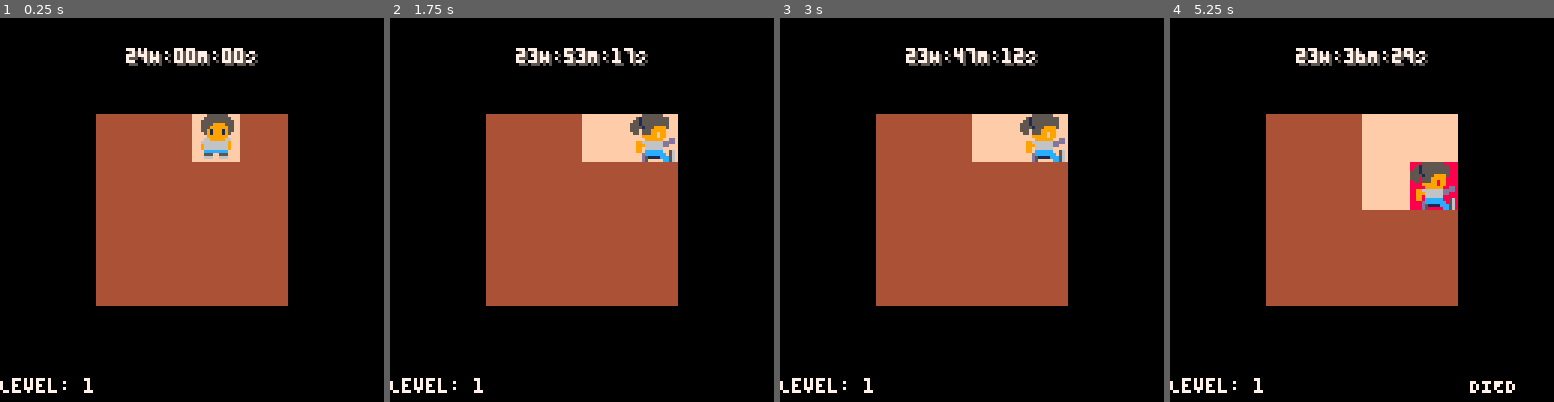
Above: before the commit, frames 1-4 (left to right).
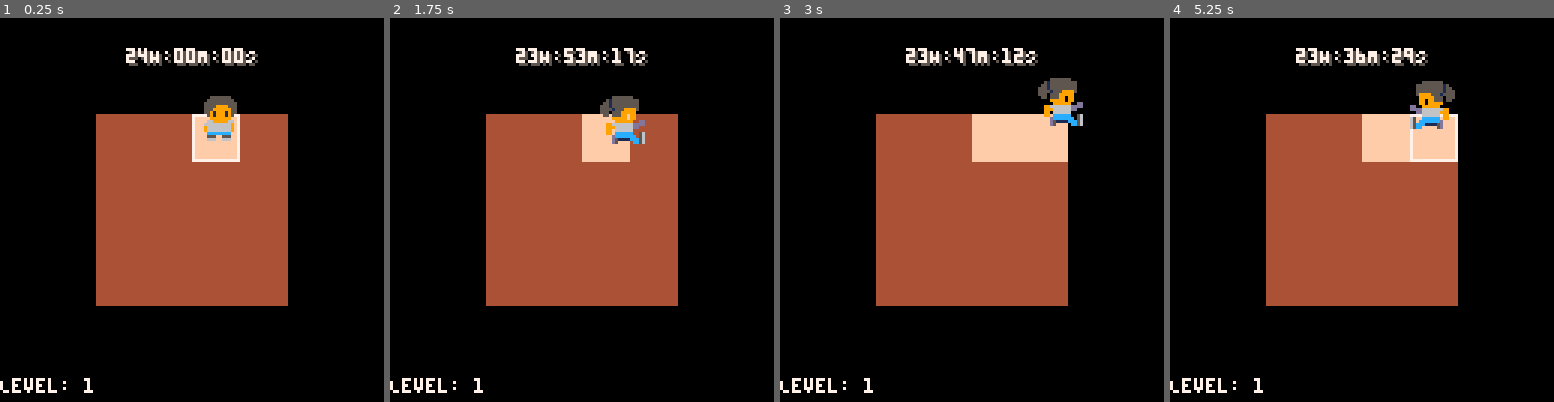
Above: after the commit, the same moments.

Repository: scottnm/collards.p8
Game: PICO-8 cartridge collards.p8
The game is run twice, just before and just after one commit, with the same random seed, the same clock (stepped at 60 frames per second) and the same inputs.
Inputs:
- Up to frame 1 (0.25 s): no input
- Up to frame 2 (1.75 s): tap X (X key) at 0.33, 1.07 s; tap O (Z key) at 0.7, 1.7 s; hold Right from 1.6 s (still down)
- Up to frame 3 (3 s): tap X (X key) at 1.85, 2.97 s; release Right at 2.1 s; tap O (Z key) at 2.1, 2.5, 2.9 s; hold Up 2.15-2.42 s; hold Right from 2.47 s (still down)
- Up to frame 4 (5.25 s): release Right at 3.03 s; hold Left 3.08-3.58 s; tap O (Z key) every 0.4 s from 3.3 to 4.9 s; hold Down 3.63-3.97 s; hold Right 4.02-4.68 s; tap X (X key) at 4.08, 5.2 s; hold Up 4.73-5.03 s; hold Left from 5.08 s (still down)

The runs differ from the first frame. In frame 1, 1.5% of the frame differs, in the area x 50-63%, y 20-38%; in frame 2, 2.3%; in frame 3, 1.9%; in frame 4, 4.6%, in the area x 50-90%, y 16-98%.

Commit message:
Change player control scheme:
move the character directly rather than using a fixed grid

Diff:
--- a/main.lua
+++ b/main.lua
@@ -28,6 +28,13 @@
 
 function _init()
     g_player = {}
+    g_player.collider = {
+        pos = { x = 0, y = 0 },
+        sprite_offset = { x = -4, y = -12 },
+        width = 6,
+        height = 4,
+    }
+
     g_anims = {
         IdleDown = create_anim_flow(34, 1, 10, 2, false),
         WalkDown = create_anim_flow(32, 3, 10, 2, false),
@@ -79,18 +86,20 @@
     move_player(g_input)
     animate_player(g_input)
 
-    local player_tile = g_map.cells[g_player.pos.y][g_player.pos.x]
-
-    -- potentially flip the player tile
-    if g_input.btn_o and g_input.btn_o_change then
-        player_tile.visible = true
-    end
-
-    if player_tile.visible then
-        if player_tile.type == TileType.Finish then
-            g_player_found_exit_timer = make_ingame_timer(60)
-        elseif player_tile.type == TileType.Trap then
-            g_player_respawn_timer = make_ingame_timer(60)
+    local player_tile_idx = get_player_tile_idx(g_map, g_player)
+    if player_tile_idx != nil then
+        local player_tile = g_map.cells[player_tile_idx.y][player_tile_idx.x]
+        -- potentially flip the player tile
+        if g_input.btn_o and g_input.btn_o_change then
+            player_tile.visible = true
+        end
+
+        if player_tile.visible then
+            if player_tile.type == TileType.Finish then
+                g_player_found_exit_timer = make_ingame_timer(60)
+            elseif player_tile.type == TileType.Trap then
+                g_player_respawn_timer = make_ingame_timer(60)
+            end
         end
     end
 end
@@ -98,32 +107,45 @@
 function _draw()
     cls(Colors.BLACK)
 
+    --
     -- draw the tiles
-    local map_pixel_width = g_map.width * TILE_SIZE()
-    local map_pixel_height = g_map.height * TILE_SIZE()
+    --
+    local map_pixel_width = g_map.width_in_tiles * TILE_SIZE()
+    local map_pixel_height = g_map.height_in_tiles * TILE_SIZE()
     -- offsets to draw the map in the center of the board
     local pixel_row_offset = flr((SCREEN_SIZE() - map_pixel_height) / 2)
     local pixel_col_offset = flr((SCREEN_SIZE() - map_pixel_width) / 2)
 
     -- draw base map
-    for row=0,g_map.height-1 do
-        for col=0,g_map.width-1 do
+    for row=0,g_map.height_in_tiles-1 do
+        for col=0,g_map.width_in_tiles-1 do
             local tile = g_map.cells[row+1][col+1]
-            local tile_x0 = col * TILE_SIZE() + pixel_col_offset
+            local tile_x0 = col * TILE_SIZE() + g_map.pos.x
             local tile_x1 = tile_x0 + TILE_SIZE() - 1
-            local tile_y0 = row * TILE_SIZE() + pixel_row_offset
+            local tile_y0 = row * TILE_SIZE() + g_map.pos.y
             local tile_y1 = tile_y0 + TILE_SIZE() - 1
 
             rectfill(tile_x0, tile_y0, tile_x1, tile_y1, get_tile_color(tile))
         end
     end
 
-    -- draw player position
-    local player_tile_x = (g_player.pos.x-1) * TILE_SIZE() + pixel_col_offset
-    local player_tile_y = (g_player.pos.y-1) * TILE_SIZE() + pixel_row_offset
-    draw_anim(g_player, { x = player_tile_x, y = player_tile_y })
-
-    -- print the level
+    -- highlight player's current tile
+    local player_tile_idx = get_player_tile_idx(g_map, g_player)
+    if player_tile_idx != nil then
+        highlight_player_tile(g_map, player_tile_idx)
+    end
+
+    --
+    -- draw the player
+    --
+    local player_sprite_pos = sprite_pos_from_collider(g_player.collider)
+    draw_anim(g_player, player_sprite_pos)
+
+    -- DEBUG bring player pos
+    --print("pos: ("..g_player.collider.pos.x..","..g_player.collider.pos.y..")", 60, 120, Colors.White)
+    --
+    -- draw the level UI
+    --
     print("Level: "..g_map.level_id, 0, 120, Colors.White)
     if g_player_found_exit_timer != nil then
         print("FOUND EXIT", 100, 120, Colors.White)
@@ -131,6 +153,9 @@
         print("DIED", 100, 120, Colors.White)
     end
 
+    --
+    -- draw the in-game timer UI
+    --
     g_ingame_timer.draw()
 end
 
@@ -139,7 +164,7 @@
     change_level(next_level)
 
     -- reset the player to the start of that map
-    g_player.pos = copy_pos(g_map.player_start)
+    g_player.collider.pos = get_pos_to_center_on_tile(g_map, g_map.player_start_tile, g_player.collider.width, g_player.collider.height)
     update_anim(g_player, g_anims.IdleDown)
 end
 
@@ -157,25 +182,31 @@
     -- update the map size
     if g_maps[next_level - 1] != nil then
         local prev_map = g_maps[next_level - 1]
-        next_map.width =  min(prev_map.width + 1, MAX_TILE_LINE())
-        next_map.height = min(prev_map.height + 1, MAX_TILE_LINE())
-    else
-        next_map.width = 4
-        next_map.height = 4
-    end
+        next_map.width_in_tiles =  min(prev_map.width_in_tiles + 1, MAX_TILE_LINE())
+        next_map.height_in_tiles = min(prev_map.height_in_tiles + 1, MAX_TILE_LINE())
+    else
+        next_map.width_in_tiles = 4
+        next_map.height_in_tiles = 4
+    end
+
+    -- calculate the map's position so it's centered on the screen.
+    local map_size = calc_map_size(next_map)
+    local pixel_row_offset = flr((SCREEN_SIZE() - map_size.height) / 2)
+    local pixel_col_offset = flr((SCREEN_SIZE() - map_size.width) / 2)
+    next_map.pos = { x = pixel_row_offset, y = pixel_col_offset }
 
     -- generate the map
     next_map.cells = {}
-    for row=1,next_map.height do
+    for row=1,next_map.height_in_tiles do
         add(next_map.cells, {})
-        for col=1,next_map.width do
+        for col=1,next_map.width_in_tiles do
             add(next_map.cells[row], generate_rnd_tile())
         end
     end
 
     -- generate the player start position
-    next_map.player_start = select_random_empty_map_position(next_map)
-    next_map.cells[next_map.player_start.y][next_map.player_start.x] = make_tile(true, TileType.Start)
+    next_map.player_start_tile = select_random_empty_map_position(next_map)
+    next_map.cells[next_map.player_start_tile.y][next_map.player_start_tile.x] = make_tile(true, TileType.Start)
 
     -- place the finish
     local finish_point = select_random_empty_map_position(next_map)
@@ -202,8 +233,8 @@
 function select_random_empty_map_position(map)
     local choice_cnt = 0
     local choices = {}
-    for y=1,map.height do
-        for x=1,map.width do
+    for y=1,map.height_in_tiles do
+        for x=1,map.width_in_tiles do
             local tile = map.cells[y][x]
             if tile.type == TileType.Empty then
                 add(choices, { x = x, y = y })
@@ -235,21 +266,39 @@
 end
 
 function move_player(input)
+    local sqrt_half = 0.70710678118 -- sqrt(0.5); hardcode to avoid doing an expensive squareroot every frame
     local movement = nil
-    if g_input.btn_left and g_input.btn_left_change then
-        movement = { x = -1, y = 0 }
-    elseif g_input.btn_right and g_input.btn_right_change then
-        movement = { x = 1, y = 0 }
-    elseif g_input.btn_up and g_input.btn_up_change then
+    if g_input.btn_left then
+        if g_input.btn_up then
+            movement = { x = -1 * sqrt_half, y = -1 * sqrt_half }
+        elseif g_input.btn_down then
+            movement = { x = -1 * sqrt_half, y = sqrt_half }
+        else
+            movement = { x = -1, y = 0 }
+        end
+    elseif g_input.btn_right then
+        if g_input.btn_up then
+            movement = { x = sqrt_half, y = -1 * sqrt_half }
+        elseif g_input.btn_down then
+            movement = { x = sqrt_half, y = sqrt_half }
+        else
+            movement = { x = 1, y = 0 }
+        end
+    elseif g_input.btn_up then
         movement = { x = 0, y = -1 }
-    elseif g_input.btn_down and g_input.btn_down_change then
+    elseif g_input.btn_down then
         movement = { x = 0, y = 1 }
     else
         return
     end
 
-    g_player.pos.x = clamp(1, g_player.pos.x + movement.x, g_map.width)
-    g_player.pos.y = clamp(1, g_player.pos.y + movement.y, g_map.height)
+    local player_speed = 1.3
+    movement.x *= player_speed
+    movement.y *= player_speed
+
+    local map_size = calc_map_size(g_map)
+    g_player.collider.pos.x = clamp(g_map.pos.x, g_player.collider.pos.x + movement.x, g_map.pos.x + map_size.width - g_player.collider.width)
+    g_player.collider.pos.y = clamp(g_map.pos.y, g_player.collider.pos.y + movement.y, g_map.pos.y + map_size.height - g_player.collider.height)
 end
 
 function animate_player(input)
@@ -299,6 +348,77 @@
     update_anim(g_player, anim)
 end
 
+function get_pos_to_center_on_tile(map, tile_pos, obj_width, obj_height)
+    local tile_worldpos_x = (tile_pos.x - 1) * TILE_SIZE() + map.pos.x
+    local tile_worldpos_y = (tile_pos.y - 1) * TILE_SIZE() + map.pos.y
+    return {
+        x = ((TILE_SIZE() - obj_width)  / 2 ) + tile_worldpos_x,
+        y = ((TILE_SIZE() - obj_height)  / 2 ) + tile_worldpos_y,
+    }
+end
+
 function copy_pos(pos)
     return { x = pos.x, y = pos.y }
 end
+
+function sprite_pos_from_collider(collider)
+    return {
+        x = collider.pos.x + collider.sprite_offset.x,
+        y = collider.pos.y + collider.sprite_offset.y,
+    }
+end
+
+function calc_map_size(map)
+    return { width = map.width_in_tiles * TILE_SIZE(), height = map.height_in_tiles * TILE_SIZE() }
+end
+
+function get_player_tile_idx(map, player)
+    local tile_x = flr((player.collider.pos.x - map.pos.x) / TILE_SIZE())
+    local tile_y = flr((player.collider.pos.y - map.pos.y) / TILE_SIZE())
+
+    -- check for off-map
+    if (tile_x < 0) or (tile_y < 0) or (tile_x >= map.width_in_tiles) or (tile_y >= map.height_in_tiles) then
+        return
+    end
+
+    local tile_collider = {
+        pos = {
+            x = tile_x * TILE_SIZE() + map.pos.x,
+            y = tile_y * TILE_SIZE() + map.pos.y,
+        },
+        -- make the tile collider not the entire size of the tile that way players don't immediately trip a tile as
+        -- soon as they hit the border of one
+        width = 10,
+        height = 12,
+    }
+
+    if rect_colliders_overlap(player.collider, tile_collider) then
+        return { x = (tile_x + 1), y = (tile_y + 1) }
+    else
+        return nil
+    end
+end
+
+function rect_colliders_overlap(c1, c2)
+    local c2_left_of_c1 = c1.pos.x >= (c2.pos.x + c2.width)
+    local c1_left_of_c1 = c2.pos.x >= (c1.pos.x + c1.width)
+    if c2_left_of_c1 or c1_left_of_c1 then
+        return false
+    end
+
+    local c2_below_c1 = c1.pos.y >= (c2.pos.y + c2.height)
+    local c1_below_c1 = c2.pos.y >= (c1.pos.y + c1.height)
+    if c2_below_c1 or c1_below_c1 then
+        return false
+    end
+
+    return true
+end
+
+function highlight_player_tile(map, player_tile_idx)
+    local player_tile_x0 = (player_tile_idx.x-1) * TILE_SIZE() + map.pos.x
+    local player_tile_x1 = player_tile_x0 + TILE_SIZE() - 1
+    local player_tile_y0 = (player_tile_idx.y-1) * TILE_SIZE() + map.pos.y
+    local player_tile_y1 = player_tile_y0 + TILE_SIZE() - 1
+    rect(player_tile_x0, player_tile_y0, player_tile_x1, player_tile_y1, Colors.White)
+end
